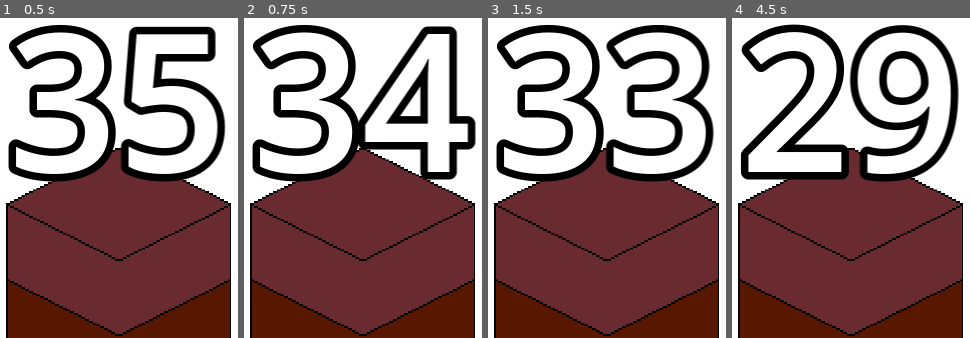
Above: before the commit, frames 1-4 (left to right).
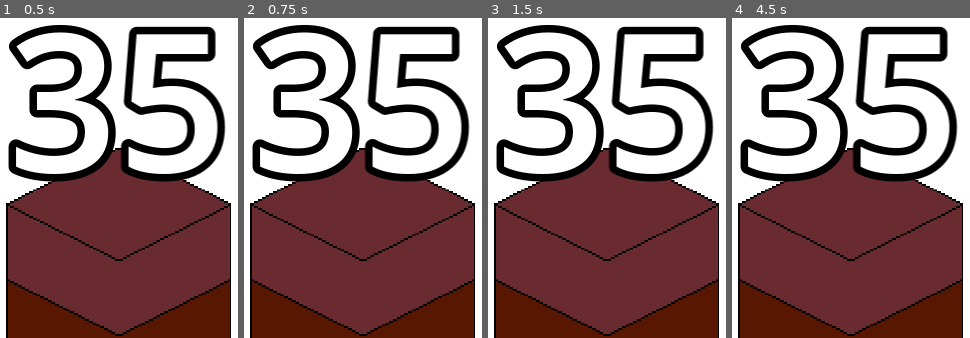
Above: after the commit, the same moments.

Repository: tfcb93/block-in-bits
Game: Godot game, scene res://Scenes/game.tscn
Same seed, same stepped clock (60 frames per second), same inputs: the game is played once before the commit and once after it.
Inputs (mouse positions are in pixels of both pictures, inside the frame that each line leads up to):
- Up to frame 1 (0.5 s): no input
- Up to frame 2 (0.75 s): tap Enter at 0.5 s; move the mouse to (outside the picture) at 0.52 s; hold Z (action) from 0.53 s (still down); click (outside the picture) at 0.67 s
- Up to frame 3 (1.5 s): tap Space at 1.25 s; move the mouse to (outside the picture) at 1.27 s; release Z (action) at 1.28 s; tap Z (action) at 1.35 s; click (outside the picture) at 1.42 s
- Up to frame 4 (4.5 s): tap Enter at 2, 3.5 s; move the mouse to (outside the picture) at 2.02 s; hold Z (action) 2.03-2.78 s; click (outside the picture) at 2.17 s; tap Space at 2.75, 4.25 s; move the mouse to (815, 194) at 2.77 s; tap Z (action) at 2.85, 4.35 s; click (815, 194) at 2.92 s; move the mouse to (outside the picture) at 3.52 s; hold Z (action) 3.53-4.28 s; click (outside the picture) at 3.67 s; move the mouse to (outside the picture) at 4.27 s; click (outside the picture) at 4.42 s

Frame 1 is identical in both runs. In frame 2, 10% of the frame differs, in the area x 47-98%, y 2-52%; in frame 3, 6.9%; in frame 4, 16%, in the area x 3-96%, y 1-52%.

Commit message:
Creates the player; Creates the tool resource; Implements the hit function to take the tool resistance and apply it when breaking the block

Diff:
--- /dev/null
+++ b/Resources/tools/pickaxe.tres
@@ -0,0 +1,8 @@
+[gd_resource type="Resource" script_class="Tool" load_steps=2 format=3 uid="uid://dgrexfc2jkcf0"]
+
+[ext_resource type="Script" path="res://Scripts/tool.gd" id="1_46qu7"]
+
+[resource]
+script = ExtResource("1_46qu7")
+name = "Pickaxe"
+resistence = 20
--- a/Scenes/game.tscn
+++ b/Scenes/game.tscn
@@ -1,11 +1,16 @@
-[gd_scene load_steps=4 format=3 uid="uid://xvjacwyfgsyp"]
+[gd_scene load_steps=6 format=3 uid="uid://xvjacwyfgsyp"]
 
 [ext_resource type="Script" path="res://Scripts/game.gd" id="1_25r8w"]
+[ext_resource type="PackedScene" uid="uid://e5naf2jx66xg" path="res://Scenes/player.tscn" id="2_xu5at"]
 [ext_resource type="PackedScene" uid="uid://cuexpb3pghlwj" path="res://Scenes/block_pile.tscn" id="3_hjkes"]
+[ext_resource type="Resource" uid="uid://dgrexfc2jkcf0" path="res://Resources/tools/pickaxe.tres" id="3_qw2a3"]
 [ext_resource type="PackedScene" uid="uid://b3gvjwdsaaa65" path="res://Scenes/background.tscn" id="6_2hb4t"]
 
 [node name="Game" type="Node2D"]
 script = ExtResource("1_25r8w")
+
+[node name="Player" parent="." instance=ExtResource("2_xu5at")]
+player_tool = ExtResource("3_qw2a3")
 
 [node name="ColorRect" parent="." instance=ExtResource("6_2hb4t")]
 use_parent_material = true
--- /dev/null
+++ b/Scenes/player.tscn
@@ -0,0 +1,6 @@
+[gd_scene load_steps=2 format=3 uid="uid://e5naf2jx66xg"]
+
+[ext_resource type="Script" path="res://Scripts/player.gd" id="1_pl5h6"]
+
+[node name="Player" type="Node2D"]
+script = ExtResource("1_pl5h6")
--- a/Scripts/block.gd
+++ b/Scripts/block.gd
@@ -2,5 +2,5 @@
 extends Resource;
 
 @export_range(0, 100) var life := 10;
-@export_range(1, 100) var resistence := 50;
+@export_range(1, 100) var resistance := 50;
 @export var color: Color = Color.WHITE;
--- a/Scripts/block_pile.gd
+++ b/Scripts/block_pile.gd
@@ -73,14 +73,14 @@
 		for block in range(1, 3):
 			var rnd := randi_range(0, len(block_types) - 1);
 			var new_block_resource:Block = Globals.blocks[block_types[rnd]];
-			blocks.push_back([new_block_resource.life, new_block_resource.resistence, new_block_resource.color]); # Array<[life, resistence, color]>
+			blocks.push_back([new_block_resource.life, new_block_resource.resistance, new_block_resource.color]); # Array<[life, resistance, color]>
 	update_block_info();
 
 func _on_insert_element_on_pile() -> void:
 	var block_types:Array = Globals.blocks.keys();
 	var rnd := randi_range(0, len(block_types) - 1);
 	var new_block_resource:Block = Globals.blocks[block_types[rnd]];
-	blocks.push_back([new_block_resource.life, new_block_resource.resistence, new_block_resource.color]); # Array<[life, resistence, color]>
+	blocks.push_back([new_block_resource.life, new_block_resource.resistance, new_block_resource.color]); # Array<[life, resistance, color]>
 	update_block_info();
 
 
@@ -90,8 +90,8 @@
 	under_block.modulate = blocks[1][2];
 
 
-func _on_hit_block() -> void:
-	blocks[0][0] -= 1;
+func _on_hit_block(tool_resistance: int) -> void:
+	blocks[0][0] -= ceili(tool_resistance / float(blocks[0][1])); # I need to convert the divisor, otherwise or I change every block resistance to be float or I lost the float part and the ceil will lose it's value here
 	if (blocks[0][0] <= 0):
 		blocks.pop_front();
 	if (not sequence):
--- a/Scripts/events.gd
+++ b/Scripts/events.gd
@@ -27,4 +27,4 @@
 
 
 signal generate_pile();
-signal hit_block();
+signal hit_block(tool_resistance: int);
--- a/Scripts/game.gd
+++ b/Scripts/game.gd
@@ -1,5 +1,6 @@
 extends Node2D
 
+@onready var player := $Player;
 @onready var block_pile := $"Block Pile";
 
 var counter_value := 0;
@@ -19,7 +20,7 @@
 	if (event.is_action_pressed("action")):
 		match Globals.game_state:
 			Globals.GAME_STATES.IN_GAME:
-				Events.emit_signal("hit_block");
+				Events.emit_signal("hit_block", player.player_tool.resistance);
 	# if not Globals.game_stop:
 	# 	if event is InputEventScreenTouch and event.is_pressed():
 	# 		if not Globals.game_start:
--- /dev/null
+++ b/Scripts/player.gd
@@ -0,0 +1,7 @@
+extends Node2D;
+
+@export var player_tool: Tool;
+@export var points: int;
+
+func _ready() -> void:
+	pass;
--- /dev/null
+++ b/Scripts/tool.gd
@@ -0,0 +1,6 @@
+class_name Tool;
+extends Resource;
+
+
+@export var name: String;
+@export var resistance: int;
